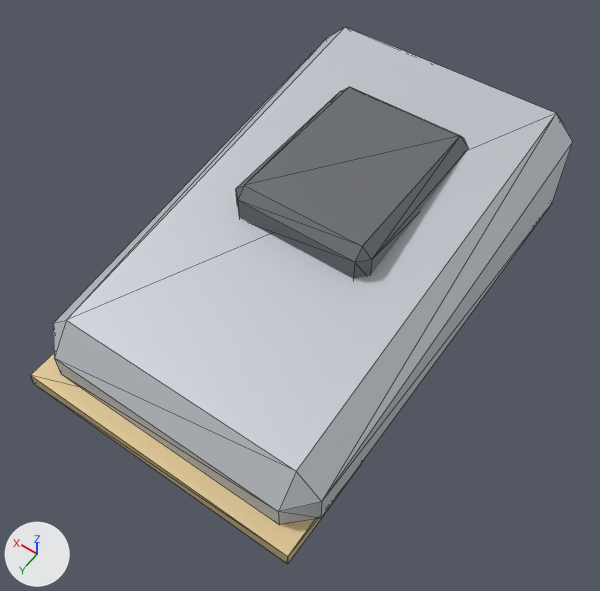
Renders of the glTF model assets/export/models/frame.foot.glb from each side of a commit.
Before and after are seen from a camera (50 mm lens) standing at (-2.18, 3.35, 4.46) and looking at (-0.03, 0.34, -0.27). Arrows for +X, +Y and +Z are at lower left; the lights stay in place. The picture after the commit comes second. Mesh edges are drawn as thin lines. Vertices at exactly the same position are counted once.
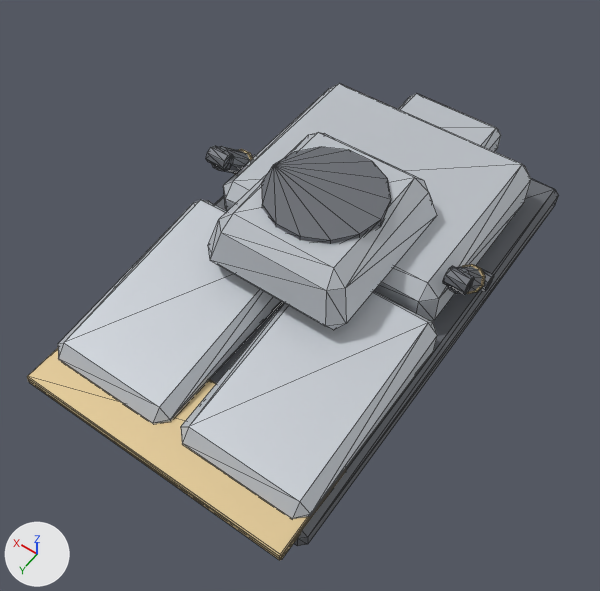
Changed parts and their boxes [x1, y1, x2, y2] in the pictures (600 x 591 px; the box of a moved part takes in the faces that stretch with it):
'Mesh_0', reshaped (11% shorter)
    before: [30, 27, 573, 564]
    after: [27, 83, 559, 560]
part 1 of me_mesh_0, moved or reshaped (not visible afterwards)
    before: [30, 353, 361, 564]
part 2 of me_mesh_0, added
    after: [261, 147, 391, 244]
part 3 of me_mesh_0, added
    after: [443, 266, 474, 295]
part 4 of me_mesh_0, added
    after: [475, 265, 494, 291]
part 5 of me_mesh_0, added
    after: [206, 146, 234, 171]
part 6 of me_mesh_0, added (beige)
    after: [27, 348, 346, 560]
part 7 of me_mesh_0, rebuilt
    before: [53, 27, 573, 524]
    after: [210, 179, 559, 546]
part 8 of me_mesh_0, rebuilt
    before: [236, 87, 468, 279]
    after: [208, 132, 437, 330]
part 9 of me_mesh_0, added
    after: [58, 83, 531, 519]

The change in detail:
me_mesh_0 is used by ob_mesh_0; location (0.0, 0.0, 0.0).
me_mesh_0 had 72 vertices, 132 faces and spanned x -1.1..1.1, y -1.8..1.93, z -0.5..0.5.
me_mesh_0 now has 540 vertices, 980 faces and spans x -1.12..1.12, y -2.03..1.97, z -0.55..0.49.
me_mesh_0 part 1: the loose piece of 24 vertices spanning x -1.08..1.08, y 1.13..1.93, z -0.44..-0.31 is scaled about its middle by (0.933, 0.253, 0.723), then moved by (0.0, 0.0, -0.13), in mat_dark (grey #6f7379).
me_mesh_0 part 2: a new loose piece, a 14-sided cylinder along z spanning x -0.44..0.44, y -0.429..0.429, z 0.412..0.488, in mat_dark (grey #6f7379).
me_mesh_0 part 3: a new loose piece, an 8-sided cylinder along x spanning x -1.09..-0.93, y -0.16..-0.02, z 0.11..0.24, in mat_dark (grey #6f7379).
me_mesh_0 part 4: a new loose piece, an 8-sided cylinder along x spanning x -1.09..-0.93, y -0.61..-0.47, z -0.32..-0.18, in mat_dark (grey #6f7379).
me_mesh_0 part 5: a new loose piece, an 8-sided cylinder along x spanning x 0.93..1.09, y -0.16..-0.02, z 0.11..0.24, in mat_dark (grey #6f7379).
me_mesh_0 part 6: the loose piece of 24 vertices spanning x -1.08..1.08, y 1.13..1.93, z -0.44..-0.31 is copied, and the copy is scaled about its middle by (0.973, 0.858, 0.556), then moved by (0.0, 0.09, 0.07); it spans x -1.06..1.06, y 1.27..1.97, z -0.34..-0.26.
me_mesh_0 part 7: the loose piece of 24 vertices spanning x -1.1..1.1, y -1.8..1.8, z -0.5..0.5 is rebuilt with 24 vertices and now spans x -1.1..1.1, y -1.8..1.8, z -0.5..-0.3, in mat_dark (grey #6f7379).
me_mesh_0 part 8: the loose piece of 24 vertices spanning x -0.55..0.55, y -1.08..0.36, z 0.15..0.5 is rebuilt with 24 vertices and now spans x -0.58..0.58, y -0.69..0.69, z 0.0..0.45, in mat_armor (light grey #c4c8ce).
me_mesh_0 part 9: 208 vertices added at x -1.12..1.12, y -2.03..1.75, z -0.4..0.24.
Other edits to the shape of me_mesh_0 do not show in these pictures.
